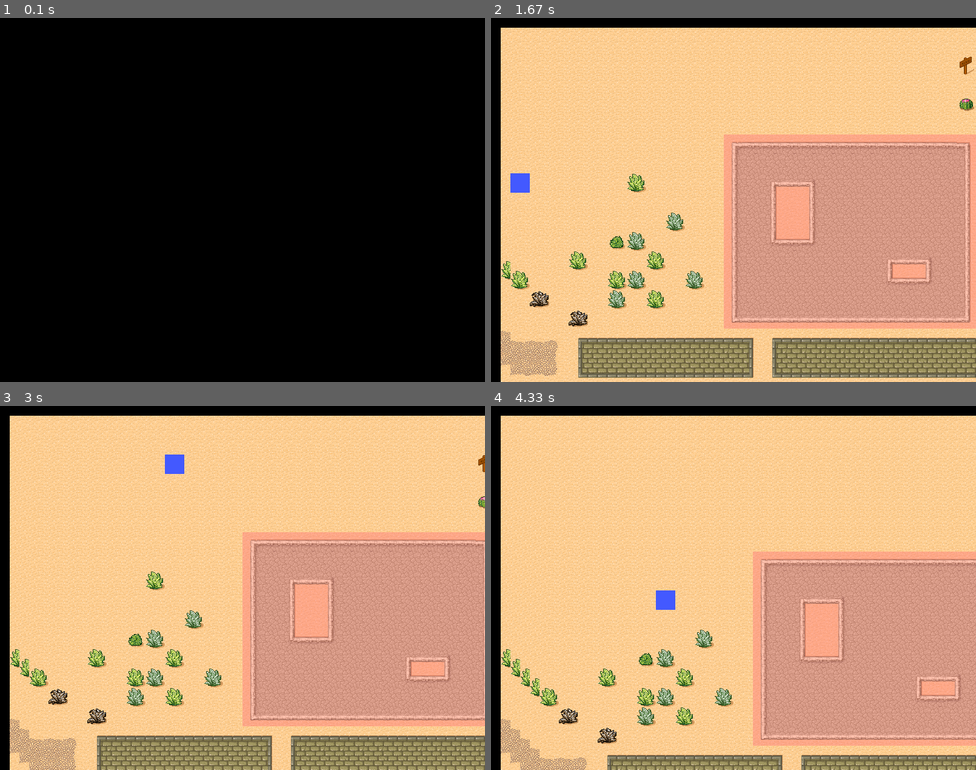
Above: before the commit, frames 1-4 (two rows, left to right).
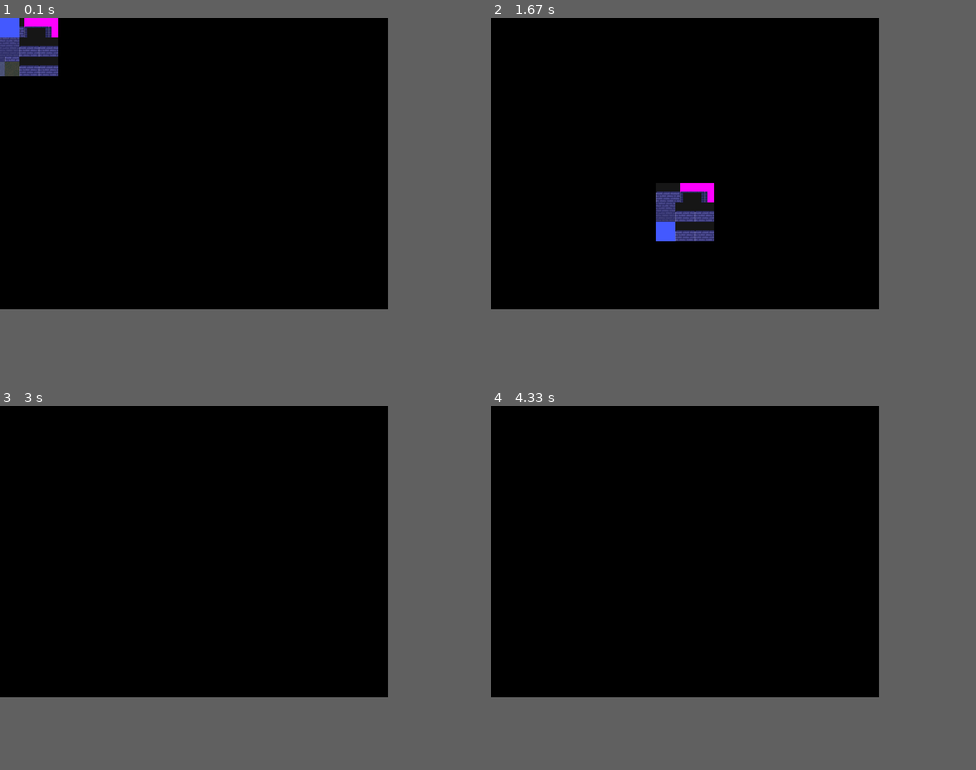
Above: after the commit, the same moments.

Repository: rongcuid/Pygame-RPG-Engine
Game: pygame game, started from Game.py
The game is run twice, just before and just after one commit, with the same random seed, the same clock (stepped at 60 frames per second) and the same inputs.
Inputs:
- Up to frame 1 (0.1 s): no input
- Up to frame 2 (1.67 s): tap Enter at 0.33 s; hold Left 0.67-1.2 s; hold Down from 1.23 s (still down)
- Up to frame 3 (3 s): release Down at 1.7 s; hold Up 2.17-2.53 s; hold Right from 2.57 s (still down)
- Up to frame 4 (4.33 s): release Right at 3.2 s; hold Down 3.23-3.6 s; hold Left 3.63-4.1 s; hold Right from 4.13 s (still down)
In our replay, the window is 800x600 before the commit and 640x480 after it. These sizes can differ from the game's own. Grey fills any space a smaller window leaves; there, only what the larger window draws over its background counts as a difference.

The runs differ from the first frame. In frame 1, 1.4% of the frame differs, in the area x 0-12%, y 0-16%; in frame 2, 84%; in frame 3, 85%, in the area x 0-100%, y 0-100%; in frame 4, 81%.

Commit message:
First successful optimization

Diff:
--- a/Game.py
+++ b/Game.py
@@ -42,6 +42,7 @@
         img = pygame.image.load("data/Player-test.png")
         sprite = Charactor.CharactorSprite(self.charactors[0],img)
         self.charactors[0].SetSprite(sprite)
+        self.Start()
         # ----------
     #----------------
 
@@ -53,10 +54,10 @@
     #-----------------
     def Notify(self, event):
         # Temporary test code
-        if isinstance(event, Events.KeyPressedEvent):
-            if event.key == K_RETURN:
-                ev = Events.GameStartRequest()
-                self.evManager.Post(ev)
+        #if isinstance(event, Events.KeyPressedEvent):
+        #    if event.key == K_RETURN:
+        #        ev = Events.GameStartRequest()
+        #        self.evManager.Post(ev)
         # -----------------
         if isinstance(event, Events.GameStartRequest):
             if self.state == Game.STATE_PREPARING:
--- a/GameConstants.py
+++ b/GameConstants.py
@@ -11,7 +11,7 @@
 
 LOGICRATE = 100  # Rate of logic calculation and screen refresh
 
-WINDOWSIZE = (800, 600)
+WINDOWSIZE = (640, 480)
 
 DIRECTION_UP = 0
 DIRECTION_DOWN = 1
@@ -23,7 +23,8 @@
 TILESET_TILESIZE = 32  # Width/Height if a tile in tileset
 TILESET_SPACING = 1  # Spacing between tiles
 
-TEST_LEVEL_MAP = 'data/desert.json'
+#TEST_LEVEL_MAP = 'data/desert.json'
+TEST_LEVEL_MAP = 'data/test1-3x3.json'
 
 KEY_REPEAT_DELAY = 25
 KEY_REPEAT_INTERVAL = 75
--- a/Views.py
+++ b/Views.py
@@ -38,7 +38,7 @@
         self.yoffset = 0
         self.trackto = None
         self.gameMaps = []
-        self.map_img = None
+        self.current_map = None
         # -----------------
         pygame.init()
 
@@ -49,29 +49,34 @@
         pygame.display.set_caption('Test Game')
         self.background = pygame.Surface(self.window.get_size())
         self.background.fill((0, 0, 0))
-        #-----------
 
         self.window.blit(self.background, (0, 0))
-        pygame.display.flip()
+        pygame.display.update()
 
         self.backSprite = pygame.sprite.RenderUpdates()
         self.frontSprite = pygame.sprite.RenderUpdates()
 
+        self.map_layer = pygame.sprite.Sprite(self.backSprite)
+        self.charactor_layer = pygame.sprite.Sprite(self.frontSprite)
+
     #-------------------------------
 
-    def ShowMap(self, gameMap):
+    #def ShowMap(self, gameMap):
+    def PrepMap(self, gameMap):
         # TODO: Offsets, or Camera
         self.state = PygameView.STATE_MAP_BUILDING
         mapLayers = gameMap.GetLayers()
-        # Test code
-        if not self.map_img:
-            # Draw objects
-            self.map_img = self.DrawTile(mapLayers)
-        overlay = pygame.sprite.Sprite(self.backSprite)
-        overlay.image = self.map_img
-        overlay.rect = self.map_img.get_rect().center = self.xoffset, self.yoffset
+        tiles = self.DrawTile(mapLayers)
+        map_img = pygame.Surface((tiles.get_rect().w,tiles.get_rect().h))
+        map_img.blit(tiles, (0,0))
+        self.state = PygameView.STATE_IDLE
+        return map_img
 
-        self.state = PygameView.STATE_IDLE
+    def ShowMap(self, map_img):
+        self.map_layer.image = map_img
+        self.map_layer.rect = self.map_layer.image.get_rect().move(self.xoffset,self.yoffset)
+        #map_layer.rect.topleft = (self.xoffset, self.yoffset)
+
 
     #-----------------------------
     def ShowCharactor(self, charactor):
@@ -79,7 +84,7 @@
         # TODO: Animation etc
         sector = charactor.sector
         sprite = charactor.sprite
-        # Note: No Camera yet
+
         if self.camera_state == PygameView.CAMERA_TRACK_DISABLED:
             sprite.moveTo = (sector.x * GameConstants.TILESIZE + self.xoffset,
                     sector.y * GameConstants.TILESIZE + self.yoffset)
@@ -90,10 +95,8 @@
                     self.UpdateCameraOffset(GameConstants.WINDOWSIZE[0] / 2 - sector.x * GameConstants.TILESIZE,
                             GameConstants.WINDOWSIZE[1] / 2 + sector.y * GameConstants.TILESIZE)
 
-        overlay = pygame.sprite.Sprite(self.frontSprite)
-        overlay.image = sprite.image
-        overlay.rect = sprite.rect
-
+        self.charactor_layer.image = sprite.image
+        self.charactor_layer.rect = sprite.rect
         #----------------
     def DrawTile(self, mapLayers):
         image = pygame.Surface(self.window.get_size())
@@ -104,7 +107,6 @@
                     if tile:
                         self.DrawOneTile(image, tile,
                                 tile_x, tile_y)
-        #self.background.blit(image,(0,0))
         return image
 
     #-------------------
@@ -121,6 +123,7 @@
             self.xoffset = xoffset
         if yoffset:
             self.yoffset = yoffset
+        Debug("Xoffset: ", xoffset, " Yoffset: ", yoffset)
 
     def SetTrack(self, charactor):
         self.trackto = charactor
@@ -136,22 +139,30 @@
             if self.state == self.STATE_IDLE:
                 for charactor in event.game.charactors:
                     self.ShowCharactor(charactor)
-                self.ShowMap(self.gameMaps[0])
+                self.ShowMap(self.current_map)
+
+                self.backSprite.update()
+                self.frontSprite.update()
+
                 self.backSprite.clear(self.window,self.background)
                 self.frontSprite.clear(self.window,self.background)
-                self.backSprite.update()
-                self.frontSprite.update()
 
                 dirtyRect1 = self.backSprite.draw(self.window)
                 dirtyRect2 = self.frontSprite.draw(self.window)
                 dirtyRects = dirtyRect1 + dirtyRect2
+
                 pygame.display.update(dirtyRects)
         elif isinstance(event, Events.SecondEvent):
             if GameConstants.SHOW_FPS:
                 Debug("PygameView: FPS = ", self.frames)
             self.frames = 0
-            # Test Code
+
+        # Test Code
+        elif isinstance(event, Events.KeyPressedEvent):
             self.UpdateCameraOffset(self.xoffset + 16, self.yoffset + 16)
-            #-----------
+        #-----------
         elif isinstance(event, Events.MapBuiltEvent):
             self.gameMaps.append(event.map)
+            # Test Code
+            self.current_map = self.PrepMap(event.map)
+            # ----------
